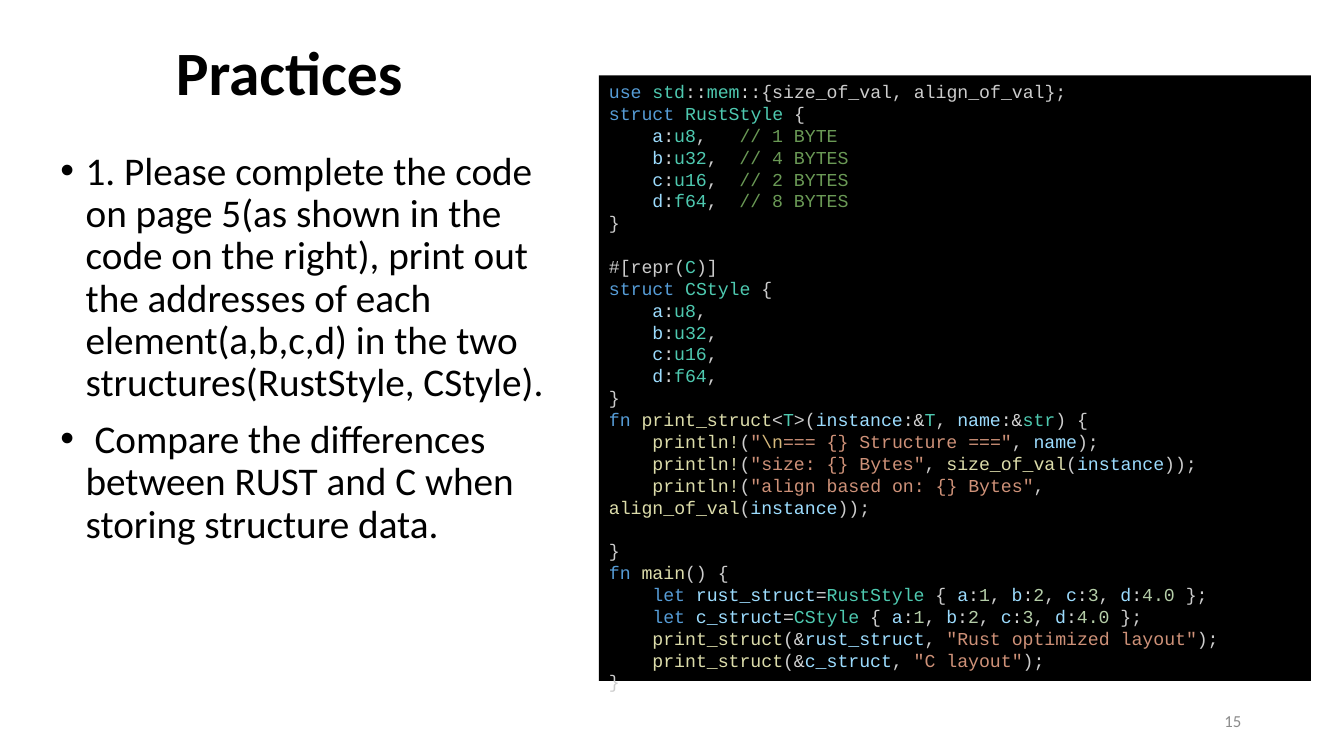
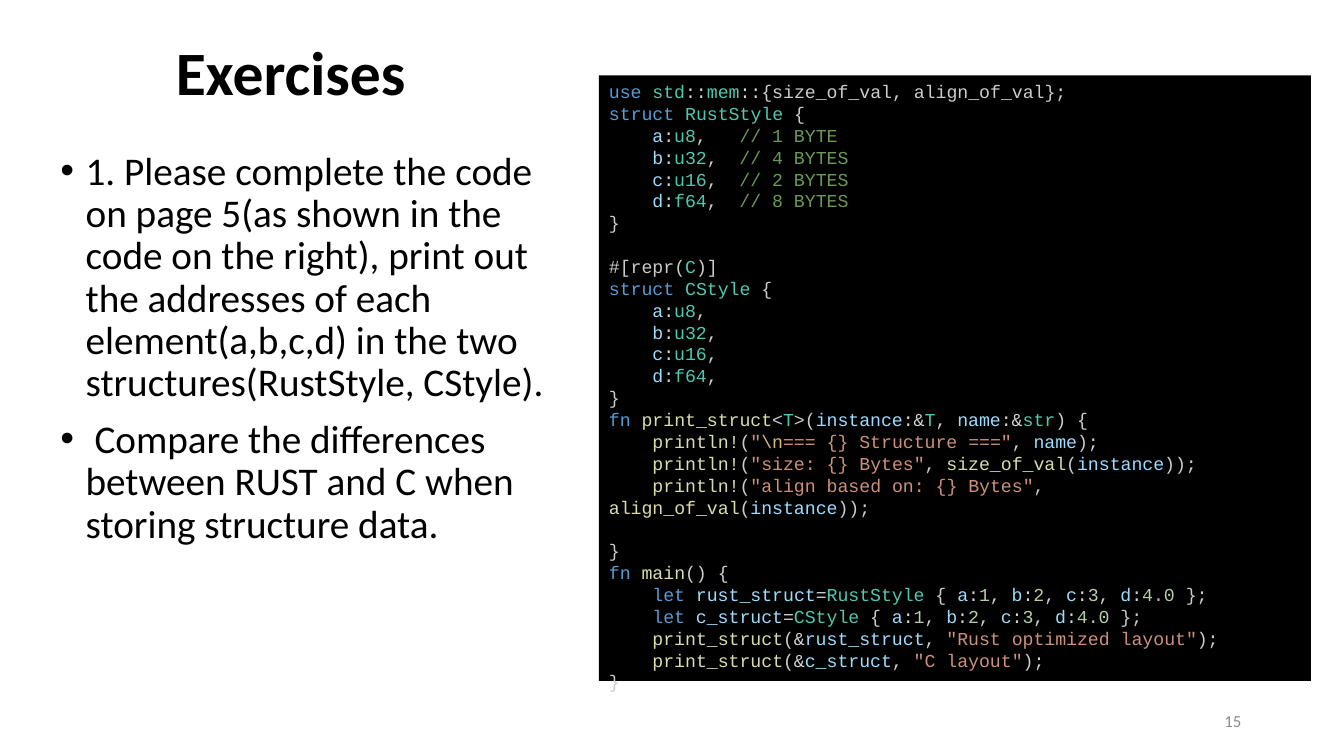
Before and after one commit to ShiqiYu/CPP, a slide deck: slide 15 of rust/Rust-Lab2.pptx. Drawn at 1344x756 pixels with LibreOffice and Linux fonts; fonts in the diff are those of the drawing; background and template pictures are left out. Boxes give left, top, right and bottom in pixels: in the first picture for what was removed or moved away, otherwise in the second. Text is boxed around its words. In the diff, an @@ line names an element or a change of style, - is before the commit and + after.

```diff
--- a/rust/Rust-Lab2.pptx
+++ b/rust/Rust-Lab2.pptx
@@ title at (176,51,406,96): text changed @@
-Practices
+Exercises
```
Also in this commit, not shown: 2 other slides changed, 2 other files.
